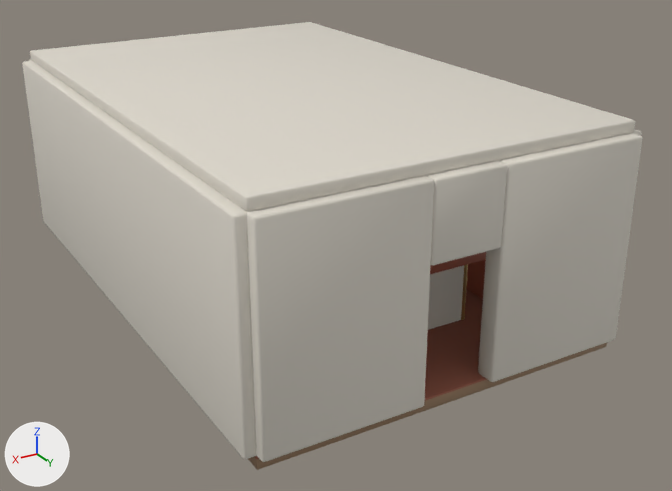
One commit to the glTF model public/assets/blender/hab_apartment_v4.glb: the scene before it, then after it.
Camera for both pictures: a 50 mm camera at (7.69, 14.43, 7.52) aimed at (-0.49, 0.81, 0.71). Every picture has the same lights, and +X, +Y and +Z are marked at lower left. The picture after the commit comes second. Vertices at exactly the same position are counted once.

The first picture shows 'HabApartment'.
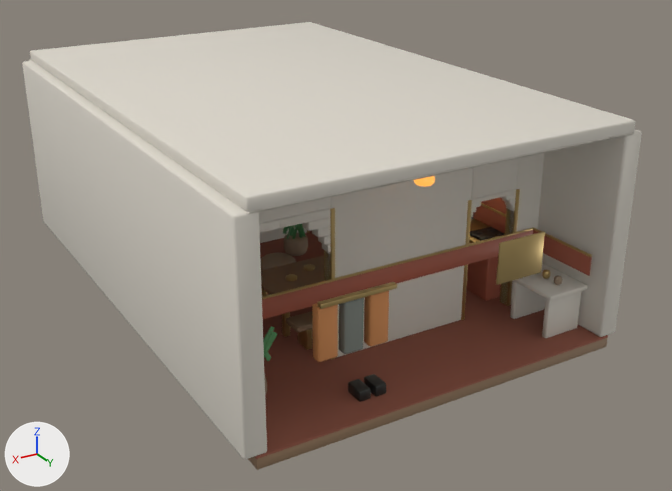
Where the change shows, as pixel boxes [x1, y1, x2, y2] in the pictures (672 x 491 px):
'HabApartment', reshaped: before [22, 22, 643, 470]; after [22, 22, 642, 470]
part 1 of me_cube_1956, deleted: before [478, 133, 643, 382]
part 2 of me_cube_1956, deleted: before [247, 176, 434, 462]
part 3 of me_cube_1956, deleted: before [428, 161, 507, 265]

The change, as a diff of the scene's bpy script:
```diff
--- a/public/assets/blender/hab_apartment_v4.glb.py
+++ b/public/assets/blender/hab_apartment_v4.glb.py
@@ me_cube_1956 @@
 # used by ob_habapartment; location = (0.0, 0.0, -0.02)
-me_cube_1956.from_pydata(...)  # 17057 vertices, 33190 faces; spans x -3.45..3.45, y -5.18..5.18, z -0.2..3.72
+me_cube_1956.from_pydata(...)  # 16889 vertices, 32866 faces; spans x -3.45..3.45, y -5.18..5.0, z -0.2..3.72
+# me_cube_1956 part 1: the loose piece of 56 vertices spanning x -3.27..-0.62, y 4.82..5.18, z 0.02..3.52 is deleted
+# me_cube_1956 part 2: the loose piece of 56 vertices spanning x 0.62..3.27, y 4.82..5.18, z 0.02..3.52 is deleted
+# me_cube_1956 part 3: the loose piece of 56 vertices spanning x -0.62..0.62, y 4.82..5.18, z 2.26..3.52 is deleted
 me_cube_1956.materials.append(mat_habcarpet)
```
